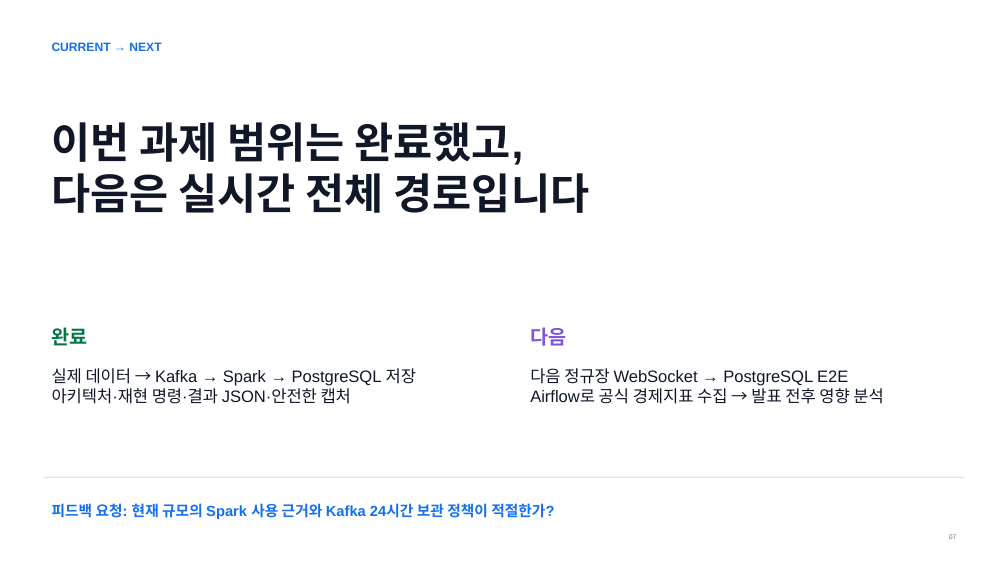
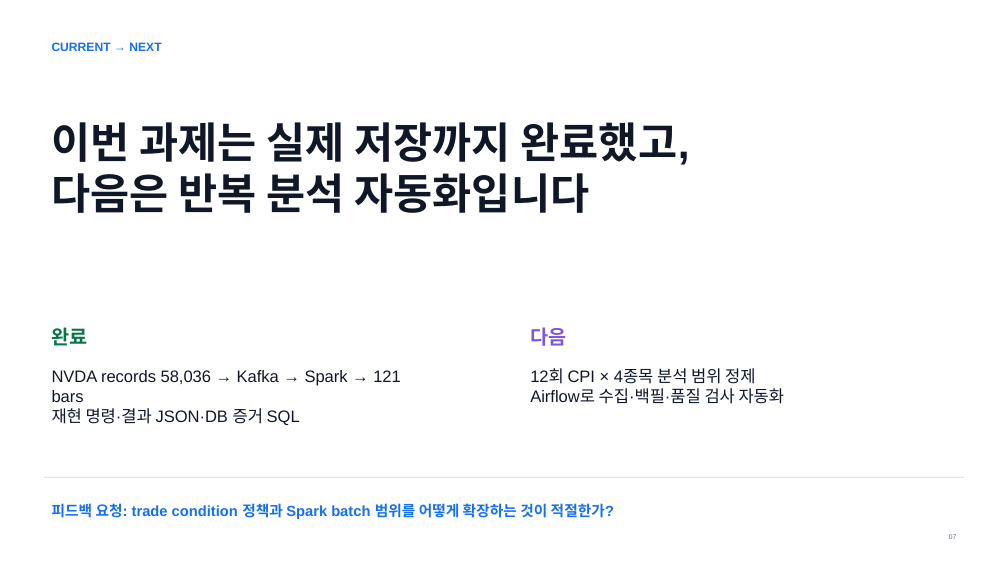
Before and after one commit to hjh6709/us-market-intelligence-pipeline, a slide deck: slide 7 of docs/presentation/us-market-pipeline-assignment.pptx. Drawn at 1008x567 pixels with LibreOffice and Linux fonts; fonts in the diff are those of the drawing. Boxes give left, top, right and bottom in pixels: in the first picture for what was removed or moved away, otherwise in the second. Text is boxed around its words. In the diff, an @@ line names an element or a change of style, - is before the commit and + after.

Commit message:
docs: refine kafka spark assignment evidence

```diff
--- a/docs/presentation/us-market-pipeline-assignment.pptx
+++ b/docs/presentation/us-market-pipeline-assignment.pptx
@@ text at (52, 122, 690, 213): text changed @@
-이번 과제 범위는 완료했고,
-다음은 실시간 전체 경로입니다
+이번 과제는 실제 저장까지 완료했고,
+다음은 반복 분석 자동화입니다
@@ text at (52, 370, 401, 425): text changed @@
-실제 데이터 → Kafka → Spark → PostgreSQL 저장
-아키텍처·재현 명령·결과 JSON·안전한 캡처
+NVDA records 58,036 → Kafka → Spark → 121 bars
+재현 명령·결과 JSON·DB 증거 SQL
@@ text at (530, 368, 785, 404): text changed @@
-다음 정규장 WebSocket → PostgreSQL E2E
-Airflow로 공식 경제지표 수집 → 발표 전후 영향 분석
+12회 CPI × 4종목 분석 범위 정제
+Airflow로 수집·백필·품질 검사 자동화
@@ text at (52, 503, 614, 519): text changed @@
-피드백 요청: 현재 규모의 Spark 사용 근거와 Kafka 24시간 보관 정책이 적절한가?
+피드백 요청: trade condition 정책과 Spark batch 범위를 어떻게 확장하는 것이 적절한가?
```
Also in this commit, not shown: 5 other slides changed, 7 other files.
